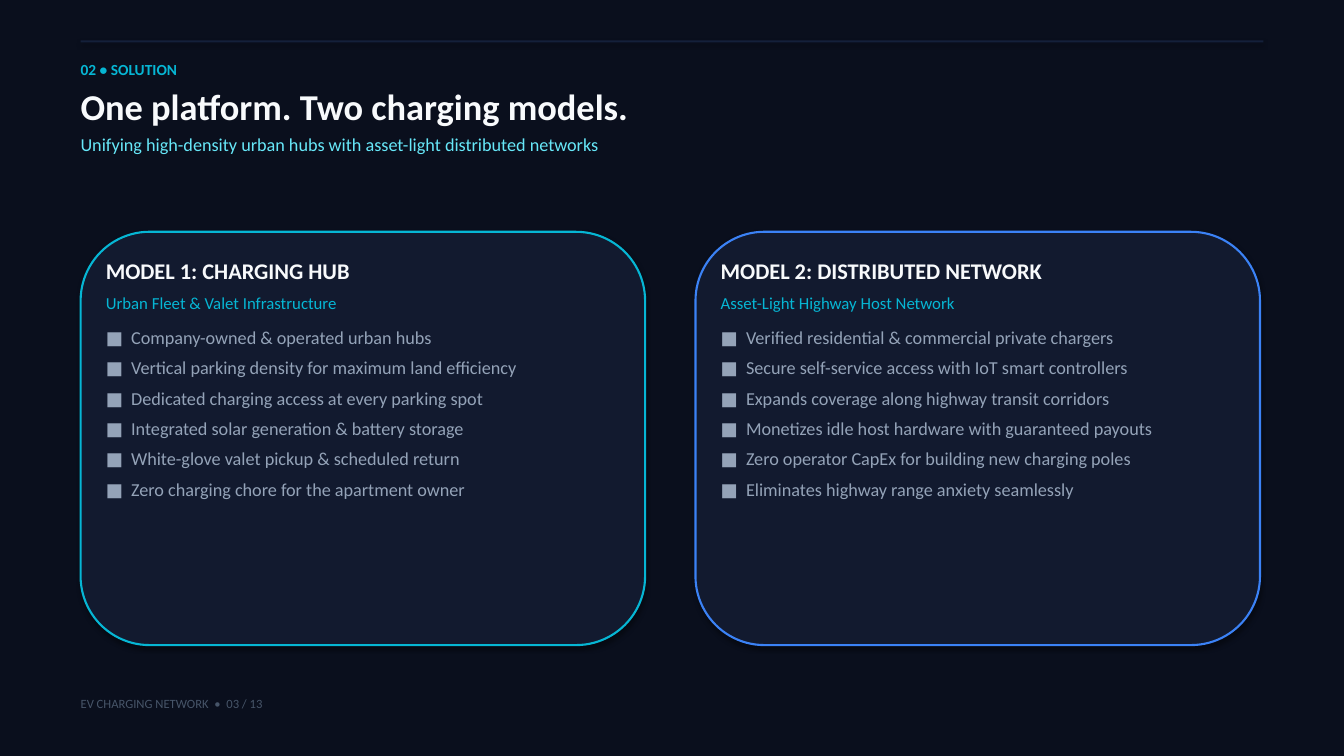
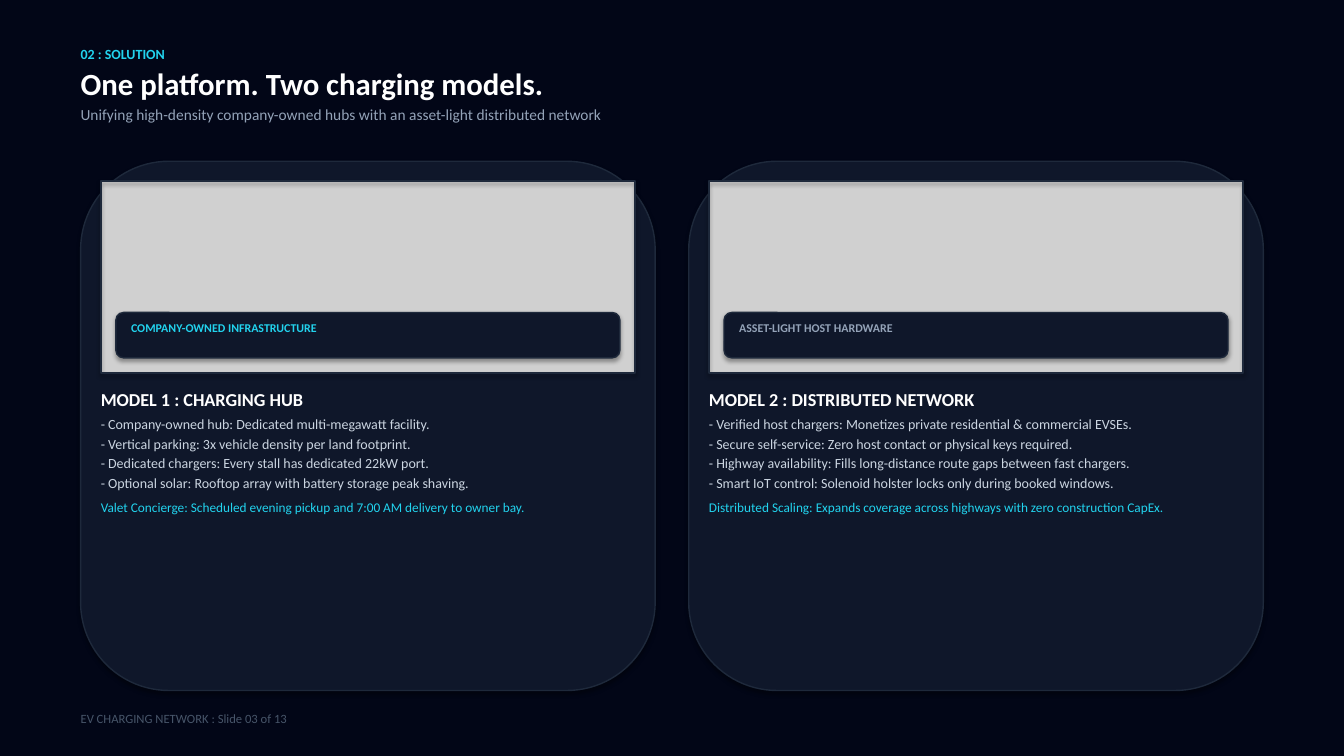
Before and after one commit to kanaseprathamesh568-a11y/ev-charging-network-presentation, a slide deck: slide 3 of EV_Charging_Network_Presentation.pptx. Drawn at 1344x756 pixels with LibreOffice and Linux fonts; fonts in the diff are those of the drawing; grey boxes stand for pictures. Boxes give left, top, right and bottom in pixels: in the first picture for what was removed or moved away, otherwise in the second. Text is boxed around its words. In the diff, an @@ line names an element or a change of style, - is before the commit and + after.

Commit message:
Update downloadable PPTX with real photographic visuals and undistorted 16:9 layout

```diff
--- a/EV_Charging_Network_Presentation.pptx
+++ b/EV_Charging_Network_Presentation.pptx
@@ rectangle at [0,0,1344,756]: fill #0A0F1D to #020617 @@
@@ text at [81,50,165,59]: text changed; size 11 to 10 pt; text colour #06B6D4 to #22D3EE @@
-02 • SOLUTION
+02 : SOLUTION
@@ text "02 : SOLUTION": place and size @@
-text "02 : SOLUTION" at [81,65,628,154]
+text "02 : SOLUTION" at [81,50,601,123]
@@ rectangle removed at [81,40,1263,42] @@
@@ text at [81,73,543,101]: size 26 to 22 pt, text colour #F8FAFC to #FFFFFF in "One platform. Two charging models."; less space between paragraphs @@
@@ text at [81,109,601,123]: text changed; size 13 to 11 pt; text colour #67E8F9 to #94A3B8 @@
-Unifying high-density urban hubs with asset-light distributed networks
+Unifying high-density company-owned hubs with an asset-light distributed network
@@ rounded rectangle: place and size @@
-rounded rectangle at [81,232,645,645]
+rounded rectangle at [81,161,655,691]
@@ rounded rectangle at [81,161,655,691]: fill #121A2F to #0F172A; outline #06B6D4 1.5 pt to #1E293B 1 pt @@
@@ rounded rectangle: place and size @@
-rounded rectangle at [696,232,1260,645]
+rounded rectangle at [689,161,1263,691]
@@ rounded rectangle at [689,161,1263,691]: fill #121A2F to #0F172A; outline #3B82F6 1.5 pt to #1E293B 1 pt @@
@@ picture added at [101,181,635,373] @@
@@ rectangle added at [101,181,635,373], outline #1E293B 1.5 pt @@
@@ picture added at [709,181,1243,373] @@
@@ rectangle added at [709,181,1243,373], outline #1E293B 1.5 pt @@
@@ text removed at [721,264,1152,499] @@
-MODEL 2: DISTRIBUTED NETWORK
-Asset-Light Highway Host Network
-■ Verified residential & commercial private chargers
-■ Secure self-service access with IoT smart controllers
-■ Expands coverage along highway transit corridors
-■ Monetizes idle host hardware with guaranteed payouts
-■ Zero operator CapEx for building new charging poles
-■ Eliminates highway range anxiety seamlessly
@@ rounded rectangle added at [116,313,620,358], fill #0F172A, outline #1E293B 1 pt @@
@@ text added at [131,324,317,332], 8.5 pt, text #22D3EE, bold @@
+COMPANY-OWNED INFRASTRUCTURE
@@ rounded rectangle added at [724,313,1228,358], fill #0F172A, outline #1E293B 1 pt @@
@@ text added at [739,324,893,332], 8.5 pt, text #94A3B8, bold @@
+ASSET-LIGHT HOST HARDWARE
@@ text at [101,394,525,515]: text changed; size 13 to 10 pt; text colour #94A3B8 to #CBD5E1 @@
-MODEL 1: CHARGING HUB
-Urban Fleet & Valet Infrastructure
-■ Company-owned & operated urban hubs
-■ Vertical parking density for maximum land efficiency
-■ Dedicated charging access at every parking spot
-■ Integrated solar generation & battery storage
-■ White-glove valet pickup & scheduled return
-■ Zero charging chore for the apartment owner
+MODEL 1 : CHARGING HUB
+- Company-owned hub: Dedicated multi-megawatt facility.
+- Vertical parking: 3x vehicle density per land footprint.
+- Dedicated chargers: Every stall has dedicated 22kW port.
+- Optional solar: Rooftop array with battery storage peak shaving.
+Valet Concierge: Scheduled evening pickup and 7:00 AM delivery to owner bay.
@@ text added at [709,394,1163,515], 10 pt, text #CBD5E1 @@
+MODEL 2 : DISTRIBUTED NETWORK
+- Verified host chargers: Monetizes private residential & commercial EVSEs.
+- Secure self-service: Zero host contact or physical keys required.
+- Highway availability: Fills long-distance route gaps between fast chargers.
+- Smart IoT control: Solenoid holster locks only during booked windows.
+Distributed Scaling: Expands coverage across highways with zero construction CapEx.
@@ text at [81,714,287,723]: text changed @@
-EV CHARGING NETWORK • 03 / 13
+EV CHARGING NETWORK : Slide 03 of 13
```
Also in this commit, not shown: 7 other slides changed, 5 slides added, 5 slides removed, 1 other file.
